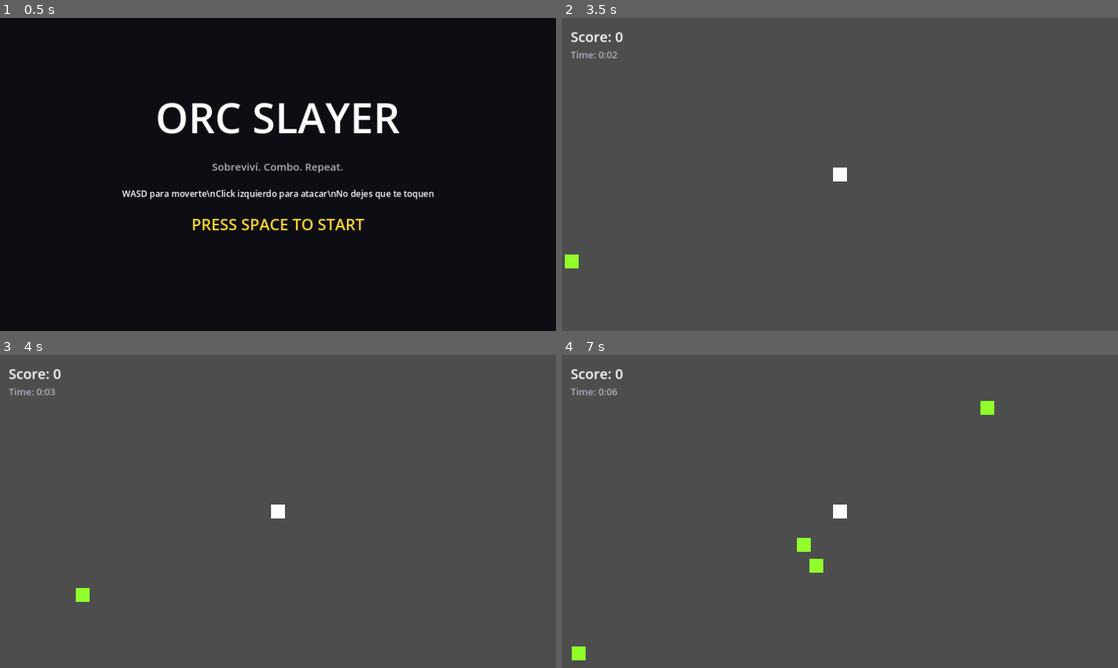
Above: before the commit, frames 1-4 (two rows, left to right).
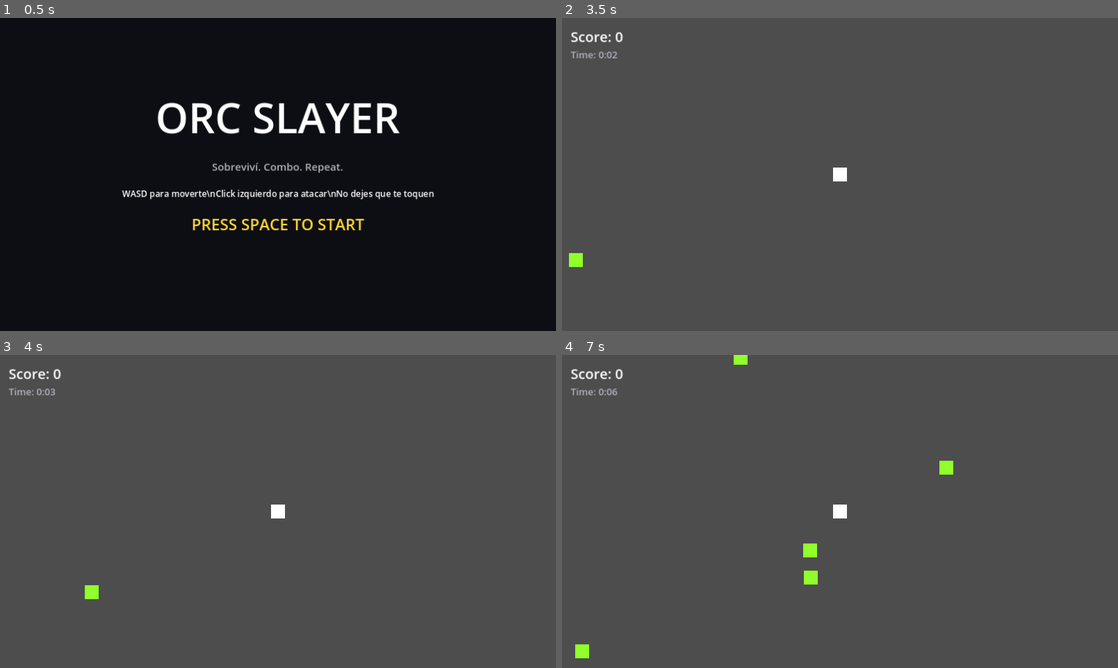
Above: after the commit, the same moments.

Repository: joacoague15/orc-slayer
Game: Godot game, scene res://scenes/start_screen.tscn
Two runs of this game, one before a commit and one after it. Both use one fixed random seed, a clock stepped at 60 frames per second and the inputs below. Sound files missing from this copy of the repository are replaced by a short silence.
Inputs (mouse positions are in pixels of both pictures, inside the frame that each line leads up to):
- Up to frame 1 (0.5 s): no input
- Up to frame 2 (3.5 s): tap Space at 0.5, 0.77, 1.25, 1.52, 2.75, 3.02 s; move the mouse to (962, 158) at 0.52 s; hold D (move_right) 0.53-1.28 s; click (962, 158) at 0.6 s; move the mouse to (728, 190) at 1.27 s; hold S (move_down) 1.28-2.03 s; tap R at 1.35 s; tap Enter at 2, 2.1 s; move the mouse to (895, 105) at 2.02 s; hold D (move_right) 2.03-2.78 s; move the mouse to (812, 237) at 2.77 s; hold W (move_up) from 2.78 s (still down); click (812, 237) at 2.85 s
- Up to frame 3 (4 s): move the mouse to (444, 558) at 3.52 s; release W (move_up) at 3.53 s; hold A (move_left) from 3.53 s (still down); tap R at 3.6 s; tap Space at 3.77 s
- Up to frame 4 (7 s): move the mouse to (673, 464) at 4.27 s; tap Enter at 4.35, 6.6 s; tap Space at 4.52, 6.02, 6.77 s; move the mouse to (867, 511) at 5.02 s; release A (move_left) at 5.03 s; hold S (move_down) 5.03-5.78 s; click (867, 511) at 5.1 s; move the mouse to (756, 433) at 5.77 s; hold D (move_right) 5.78-6.53 s; tap R at 5.85 s; move the mouse to (962, 495) at 6.52 s; hold W (move_up) from 6.53 s (still down)

Frame 1 is identical in both runs. In frame 2, less than 0.1% of the frame differs, in the area x 0-4%, y 75-80%; in frame 3, 0.2%; in frame 4, 0.7%, in the area x 1-78%, y 0-98%.

Commit message:
Polishing things

Diff:
--- a/scenes/orc.tscn
+++ b/scenes/orc.tscn
@@ -13,6 +13,7 @@
 
 [node name="Orc" type="CharacterBody2D" groups=["orcs"]]
 script = ExtResource("1_xeing")
+move_speed = 140.0
 visual_color = Color(0.564706, 1, 0.168627, 1)
 pickup_drop_chance = 0.2
 pickup_coin_scene = ExtResource("2_bl76n")
--- a/scenes/orc_brute.tscn
+++ b/scenes/orc_brute.tscn
@@ -13,7 +13,9 @@
 
 [node name="OrcBrute" type="CharacterBody2D" groups=["orcs"]]
 script = ExtResource("1_jfd3n")
+move_speed = 100.0
 visual_color = Color(0.0735009, 0.254383, 0.254814, 1)
+visual_scale = 1.4
 pickup_drop_chance = 0.4
 pickup_coin_scene = ExtResource("2_tupxu")
 blood_splat_scene = ExtResource("6_5yejl")
--- a/scenes/orc_scout.tscn
+++ b/scenes/orc_scout.tscn
@@ -13,7 +13,9 @@
 
 [node name="OrcScout" type="CharacterBody2D" groups=["orcs"]]
 script = ExtResource("1_0n2nu")
+move_speed = 160.0
 visual_color = Color(0.113211, 0.499924, 0.349185, 1)
+visual_scale = 0.9
 pickup_coin_scene = ExtResource("2_lb5xo")
 blood_splat_scene = ExtResource("6_idlvw")
 corpse_scene = ExtResource("4_avgw8")
--- a/scenes/slice_effect.tscn
+++ b/scenes/slice_effect.tscn
@@ -6,8 +6,8 @@
 script = ExtResource("1_ga0dc")
 
 [node name="CollisionPolygon2D" type="CollisionPolygon2D" parent="."]
-polygon = PackedVector2Array(0, 0, 48, -20, 48, -10, 48, 0, 48, 10, 48, 20)
+polygon = PackedVector2Array(0, 0, 60, -26, 60, -13, 60, 0, 60, 13, 60, 26)
 
 [node name="Polygon2D" type="Polygon2D" parent="."]
 color = Color(1, 1, 1, 0.501961)
-polygon = PackedVector2Array(0, 0, 48, -20, 48, -10, 48, 0, 48, 10, 48, 20)
+polygon = PackedVector2Array(0, 0, 60, -26, 60, -13, 60, 0, 60, 13, 60, 26)
